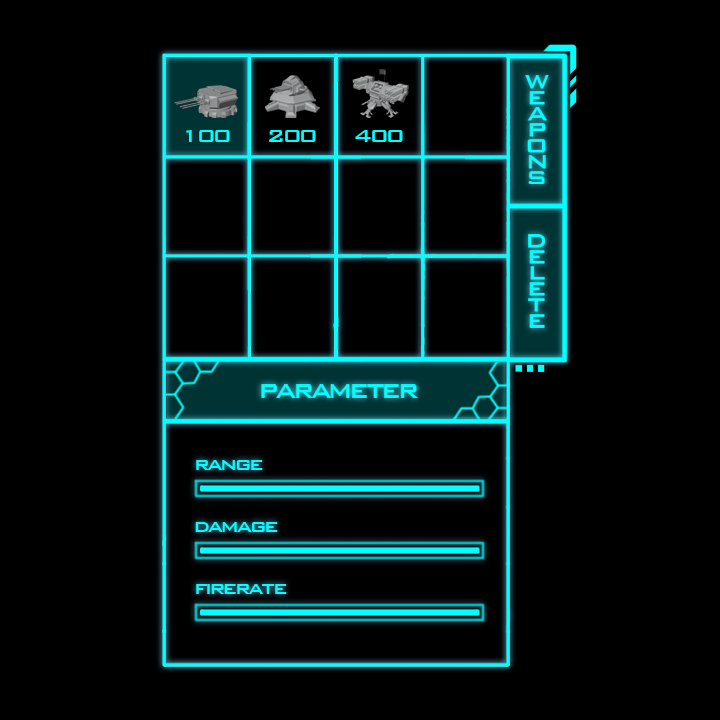
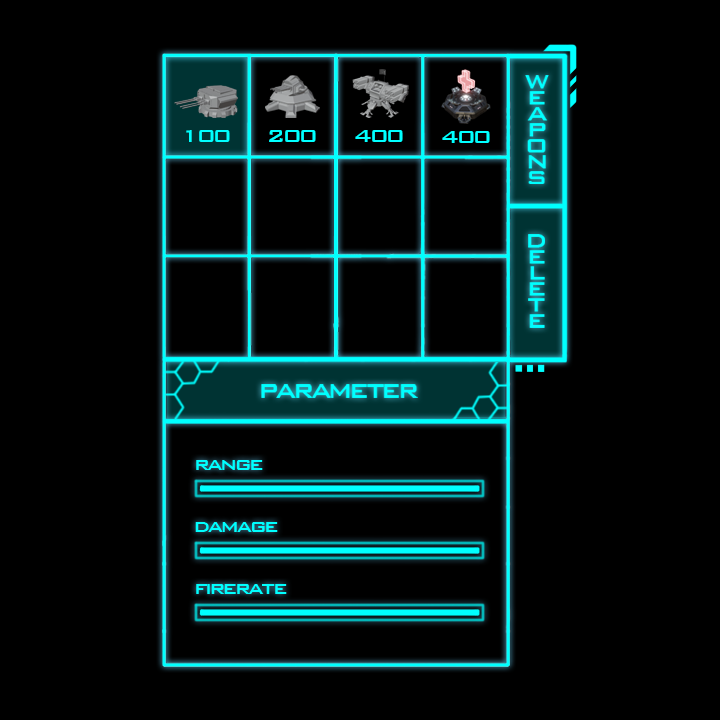
Layers edited between the first and the second 720x720 image:
added layer "GenerationTurret" above "400" over [441, 69, 491, 124]
added layer "400" (1st of 2) above "RocketTurret" over [442, 131, 490, 143]
